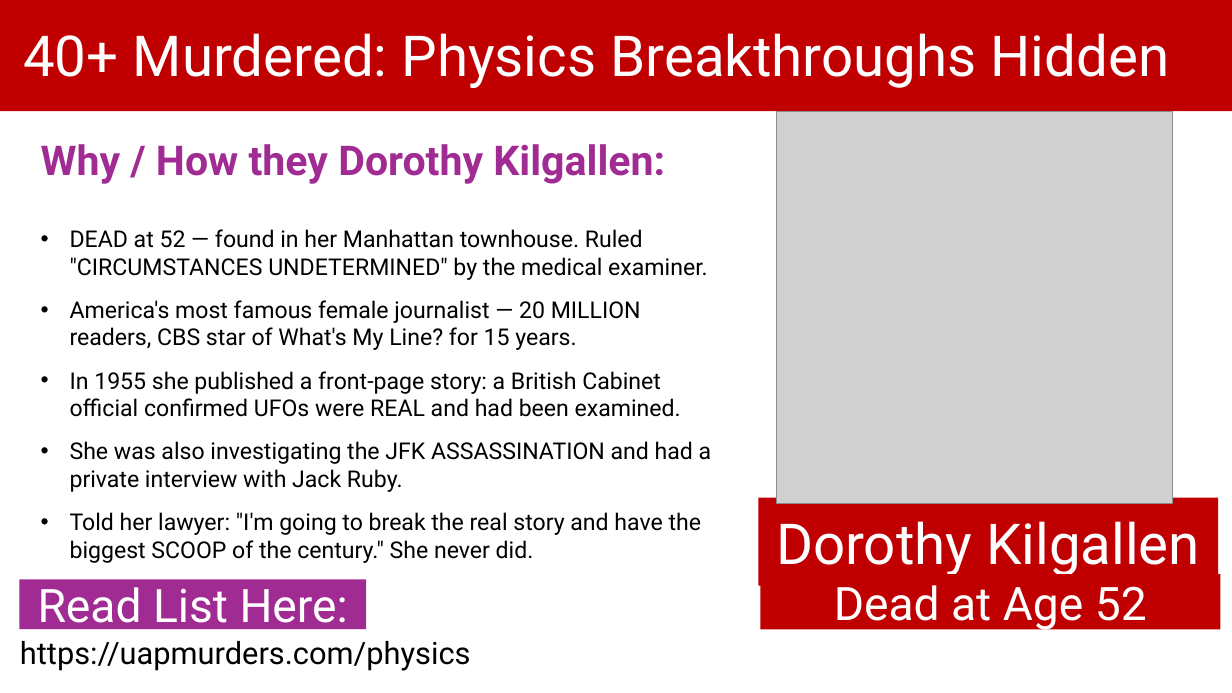
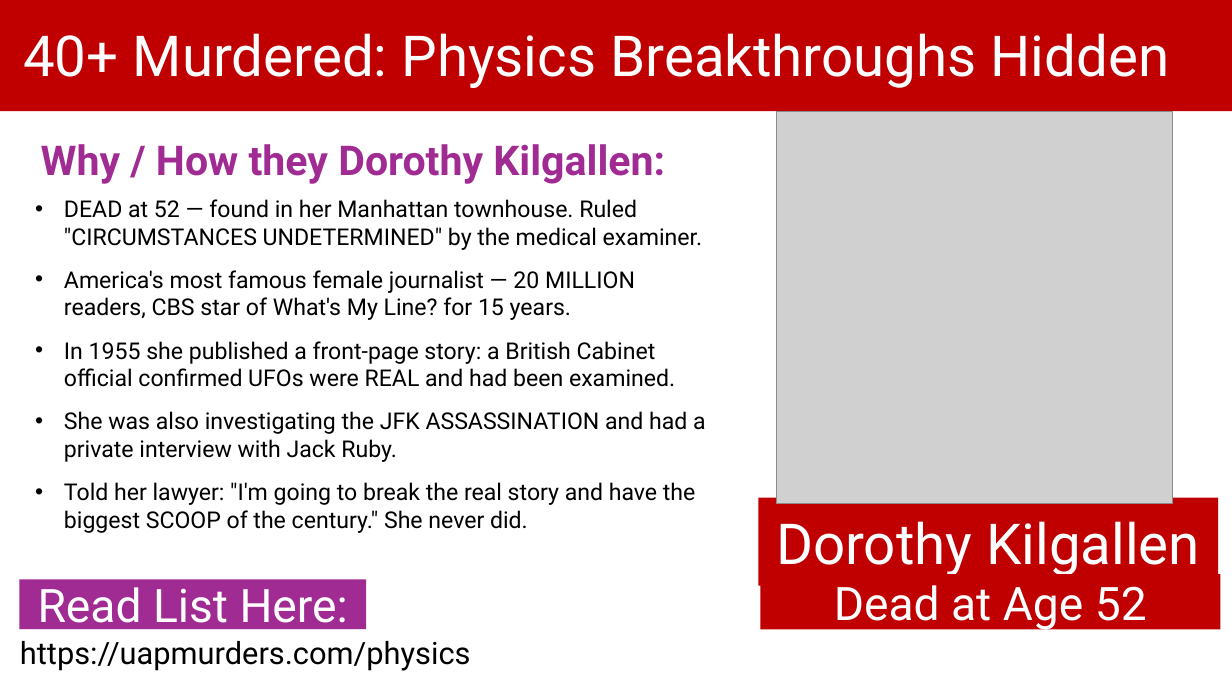
Before and after one commit to BryanStarbuck/UAP_Murder_Docus, a slide deck: slide 4 of Physics/Physics_Murders.pptx. Drawn at 1232x693 pixels with LibreOffice and Linux fonts; fonts in the diff are those of the drawing; grey boxes stand for pictures. Boxes give left, top, right and bottom in pixels: in the first picture for what was removed or moved away, otherwise in the second. Text is boxed around its words. In the diff, an @@ line names an element or a change of style, - is before the commit and + after.

```diff
--- a/Physics/Physics_Murders.pptx
+++ b/Physics/Physics_Murders.pptx
@@ text "DEAD at 52 — found ...": place and size @@
-text "DEAD at 52 — found ..." at (70,229,712,535)
+text "DEAD at 52 — found ..." at (64,199,706,505)
```
Also in this commit, not shown: 4 other slides changed, 58 other files.
